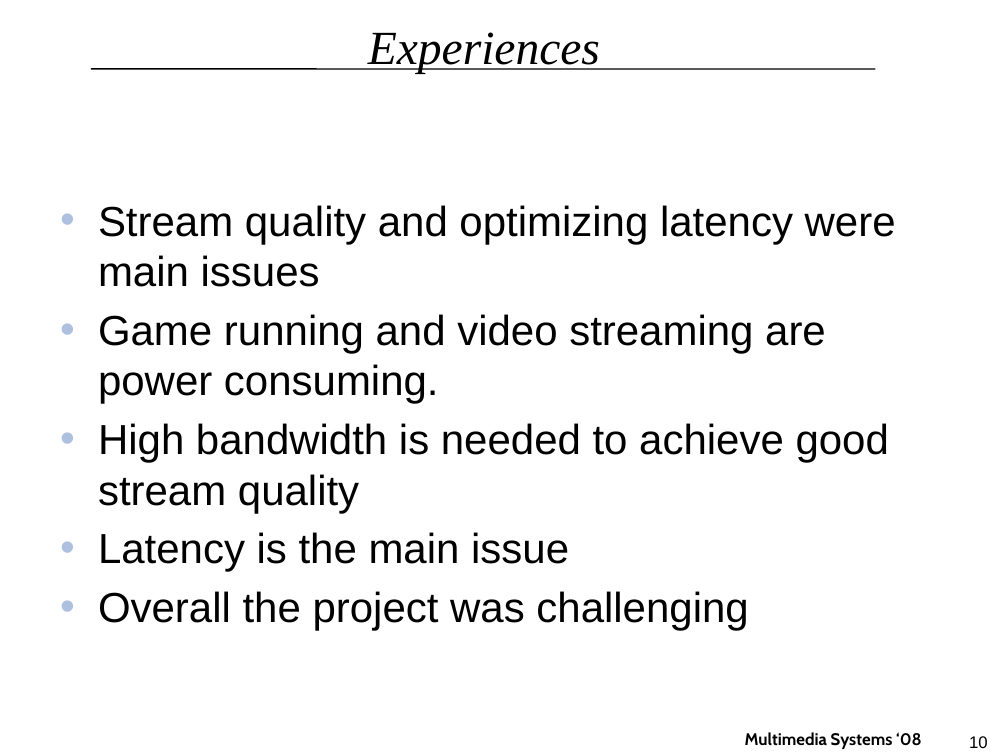
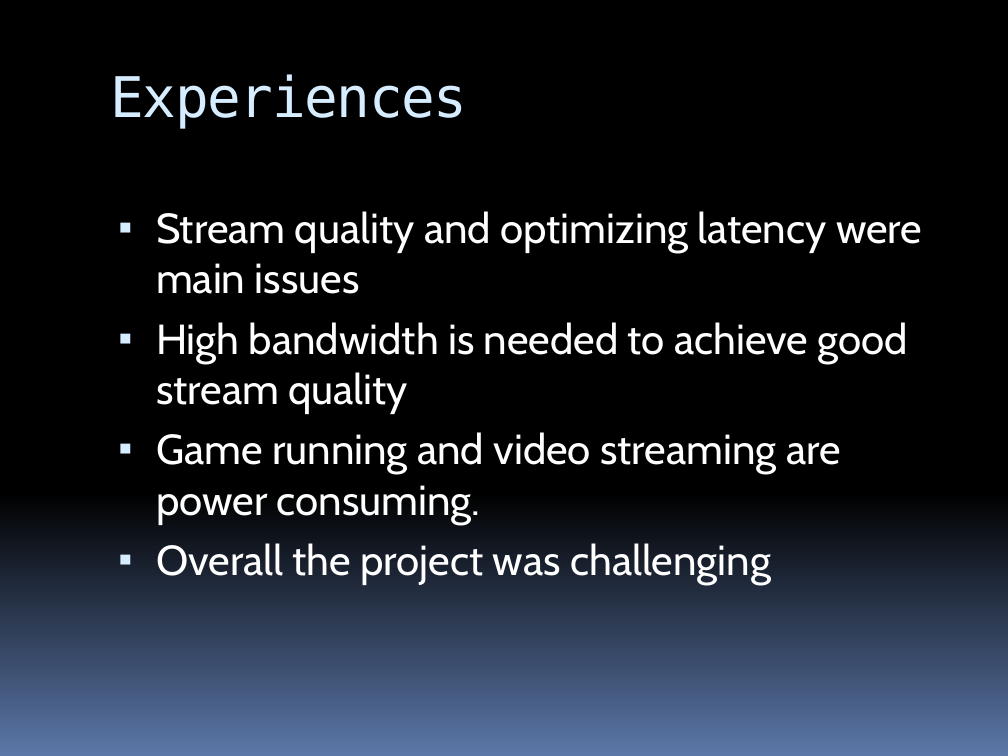
Before and after one commit to tv/C-WG3-1, a slide deck: slide 10 of docs/MMS_Final_Presentation.pptx. Drawn at 1008x756 pixels with LibreOffice and Linux fonts; fonts in the diff are those of the drawing; background and template pictures are left out. Boxes give left, top, right and bottom in pixels: in the first picture for what was removed or moved away, otherwise in the second. Text is boxed around its words. In the diff, an @@ line names an element or a change of style, - is before the commit and + after.

Commit message:
less mistakes, more style

```diff
--- a/docs/MMS_Final_Presentation.pptx
+++ b/docs/MMS_Final_Presentation.pptx
@@ background #FFFFFF to gradient #000000 to #5B77A8 @@
@@ title "Experiences": place and size @@
-title "Experiences" at box(368, 32, 600, 74)
+title "Experiences" at box(111, 74, 468, 128)
@@ title "Experiences" at box(111, 74, 468, 128): size 34 to 40 pt, font Times New Roman to DejaVu Sans Mono, text colour #000000 to #D6ECFF, letter spacing 0 to -1 pt, italic off; alignment centre to left; vertical alignment middle to top @@
@@ line removed from (91, 69) to (875, 69) @@
@@ text "Stream quality and optimizing latency ...": place and size @@
-text "Stream quality and optimizing latency ..." at box(98, 205, 896, 631)
+text "Stream quality and optimizing latency ..." at box(156, 211, 922, 585)
@@ text at box(156, 211, 922, 585): font Arial to Cabin, text colour #000000 to #FFFFFF in "Stream quality and optimizing latency were main ...", "Game running and video streaming are power ...", "Overall the project was challenging"; bullet • to ▪; more space between paragraphs; bullet colour #ADC0DF to #D6ECFF @@
@@ text at box(156, 322, 908, 414): paragraph added @@
+▪ High bandwidth is needed to achieve good stream quality
@@ text at box(98, 423, 889, 572): paragraphs removed @@
-• High bandwidth is needed to achieve good stream quality
-• Latency is the main issue
@@ text removed at box(745, 732, 922, 749) @@
-Multimedia Systems ‘08
@@ page number removed at box(969, 736, 988, 748) @@
-10
```
Also in this commit, not shown: 9 other slides changed.
